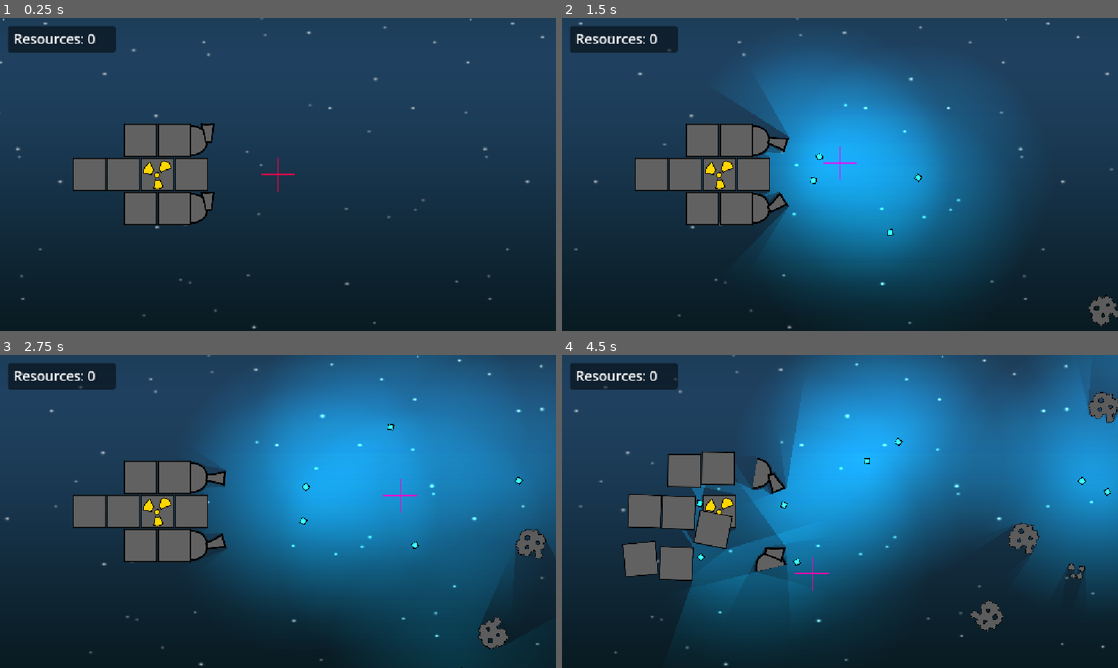
Above: before the commit, frames 1-4 (two rows, left to right).
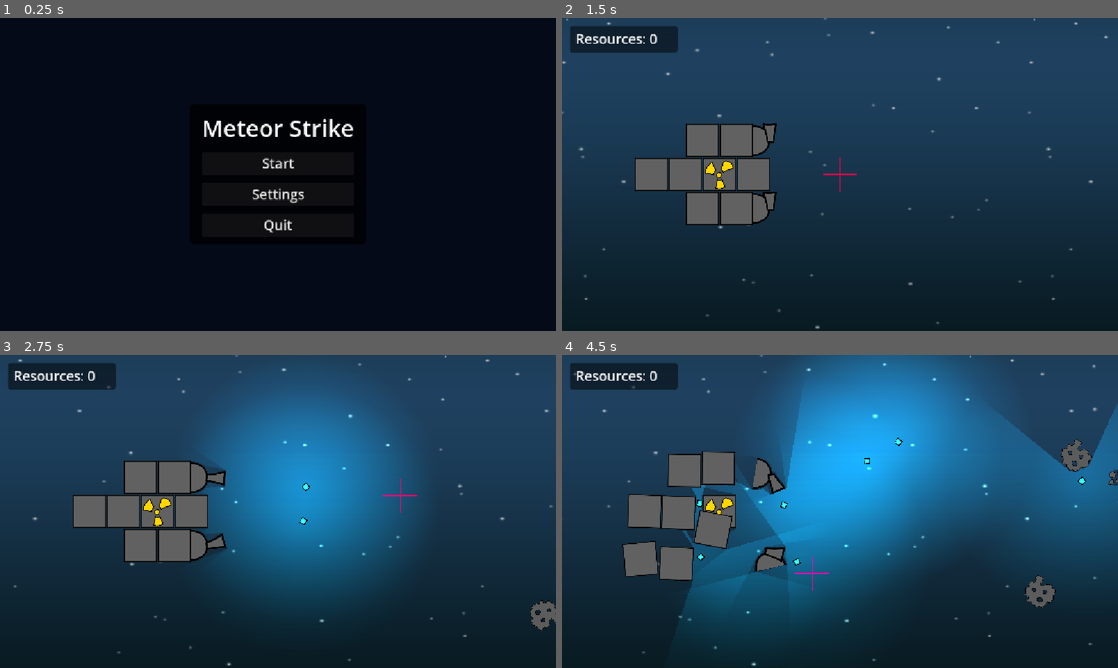
Above: after the commit, the same moments.

Repository: AndrewHay/meteor-strike
Game: Godot game, scene res://root.tscn
Two runs of this game, one before a commit and one after it. Both use one fixed random seed, a clock stepped at 60 frames per second and the inputs below.
Inputs (mouse positions are in pixels of both pictures, inside the frame that each line leads up to):
- Up to frame 1 (0.25 s): no input
- Up to frame 2 (1.5 s): click (840, 193) at 0.5 s, where only the run after the commit has a clickable "Settings"; click (840, 161) at 1.25 s, where only the run after the commit has a clickable "Start"
- Up to frame 3 (2.75 s): move the mouse to (400, 495) at 2.02 s; click (400, 495) at 2.17 s
- Up to frame 4 (4.5 s): move the mouse to (728, 527) at 2.77 s; click (728, 527) at 2.92 s; move the mouse to (895, 442) at 3.52 s; click (895, 442) at 3.67 s; move the mouse to (812, 574) at 4.27 s; click (812, 574) at 4.42 s

The runs differ from the first frame. In frame 1, 80% of the frame differs, in the area x 0-100%, y 0-100%; in frame 2, 30%; in frame 3, 37%; in frame 4, 13%.

Commit message:
Menu with start/resume, settings (unused), quit. Game restarts to menu

Diff:
--- a/level/level.gd
+++ b/level/level.gd
@@ -11,6 +11,7 @@
 
 var _difficulty_level := 0
 var _meteor_timer: Timer
+var _difficulty_timer: Timer
 
 func _ready() -> void:
 	_meteor_timer = Timer.new()
@@ -19,11 +20,24 @@
 	_meteor_timer.timeout.connect(_spawn_meteor)
 	add_child(_meteor_timer)
 
-	var difficulty_timer := Timer.new()
-	difficulty_timer.wait_time = DIFFICULTY_INTERVAL
-	difficulty_timer.autostart = true
-	difficulty_timer.timeout.connect(_increase_difficulty)
-	add_child(difficulty_timer)
+	_difficulty_timer = Timer.new()
+	_difficulty_timer.wait_time = DIFFICULTY_INTERVAL
+	_difficulty_timer.autostart = true
+	_difficulty_timer.timeout.connect(_increase_difficulty)
+	add_child(_difficulty_timer)
+
+func stop() -> void:
+	_meteor_timer.stop()
+	_difficulty_timer.stop()
+	for node in get_tree().get_nodes_in_group("meteor"):
+		if node is RigidBody2D:
+			node.freeze = true
+	for node in get_tree().get_nodes_in_group("bullet"):
+		if node is RigidBody2D:
+			node.freeze = true
+
+func hide_banner() -> void:
+	$Banner.hide_banner()
 
 func show_banner(message: String, duration: float = 0.0) -> void:
 	$Banner.show_message(message, duration)
--- /dev/null
+++ b/menu/menu.gd
@@ -0,0 +1,21 @@
+extends CanvasLayer
+
+@onready var start_button: Button = $CenterContainer/PanelContainer/VBoxContainer/StartButton
+
+func _ready() -> void:
+	process_mode = Node.PROCESS_MODE_ALWAYS
+
+func update_start_button(can_resume: bool) -> void:
+	start_button.text = "Resume" if can_resume else "Start"
+
+func _on_start_pressed() -> void:
+	if Game.instance.can_resume():
+		Game.instance.resume_game()
+	else:
+		Game.instance.start_game()
+
+func _on_settings_pressed() -> void:
+	pass
+
+func _on_quit_pressed() -> void:
+	get_tree().quit()
--- /dev/null
+++ b/menu/menu.tscn
@@ -0,0 +1,69 @@
+[gd_scene format=3 uid="uid://d8menu3k9m4p1"]
+
+[ext_resource type="Script" path="res://menu/menu.gd" id="1_menu"]
+
+[sub_resource type="StyleBoxFlat" id="StyleBoxFlat_menu"]
+bg_color = Color(0, 0, 0, 0.75)
+content_margin_left = 24.0
+content_margin_top = 16.0
+content_margin_right = 24.0
+content_margin_bottom = 16.0
+corner_radius_top_left = 8
+corner_radius_top_right = 8
+corner_radius_bottom_right = 8
+corner_radius_bottom_left = 8
+
+[node name="Menu" type="CanvasLayer"]
+process_mode = 3
+script = ExtResource("1_menu")
+
+[node name="Background" type="ColorRect" parent="."]
+anchors_preset = 15
+anchor_right = 1.0
+anchor_bottom = 1.0
+grow_horizontal = 2
+grow_vertical = 2
+color = Color(0.02, 0.04, 0.1, 1)
+
+[node name="CenterContainer" type="CenterContainer" parent="."]
+anchors_preset = 15
+anchor_right = 1.0
+anchor_bottom = 1.0
+grow_horizontal = 2
+grow_vertical = 2
+
+[node name="PanelContainer" type="PanelContainer" parent="CenterContainer"]
+layout_mode = 2
+theme_override_styles/panel = SubResource("StyleBoxFlat_menu")
+
+[node name="VBoxContainer" type="VBoxContainer" parent="CenterContainer/PanelContainer"]
+layout_mode = 2
+theme_override_constants/separation = 16
+
+[node name="Title" type="Label" parent="CenterContainer/PanelContainer/VBoxContainer"]
+layout_mode = 2
+theme_override_font_sizes/font_size = 48
+text = "Meteor Strike"
+horizontal_alignment = 1
+
+[node name="StartButton" type="Button" parent="CenterContainer/PanelContainer/VBoxContainer"]
+custom_minimum_size = Vector2(240, 48)
+layout_mode = 2
+theme_override_font_sizes/font_size = 28
+text = "Start"
+
+[node name="SettingsButton" type="Button" parent="CenterContainer/PanelContainer/VBoxContainer"]
+custom_minimum_size = Vector2(240, 48)
+layout_mode = 2
+theme_override_font_sizes/font_size = 28
+text = "Settings"
+
+[node name="QuitButton" type="Button" parent="CenterContainer/PanelContainer/VBoxContainer"]
+custom_minimum_size = Vector2(240, 48)
+layout_mode = 2
+theme_override_font_sizes/font_size = 28
+text = "Quit"
+
+[connection signal="pressed" from="CenterContainer/PanelContainer/VBoxContainer/StartButton" to="." method="_on_start_pressed"]
+[connection signal="pressed" from="CenterContainer/PanelContainer/VBoxContainer/SettingsButton" to="." method="_on_settings_pressed"]
+[connection signal="pressed" from="CenterContainer/PanelContainer/VBoxContainer/QuitButton" to="." method="_on_quit_pressed"]
--- a/root.gd
+++ b/root.gd
@@ -3,23 +3,75 @@
 
 static var instance : Game
 
-var playing = true
+const LEVEL_SCENE := preload("res://level/level.tscn")
+const GAME_OVER_MESSAGE := "SHIP DESTROYED\nALL LIVES LOST\nTHE END OF HUMANITY"
+const GAME_OVER_DURATION := 6.0
 
-const GAME_OVER_MESSAGE := "SHIP DESTROYED\nALL LIVES LOST\nTHE END OF HUMANITY"
+var playing := false
+var _level: Node2D
+var _game_over := false
 
 func _enter_tree() -> void:
 	instance = self
+	process_mode = Node.PROCESS_MODE_ALWAYS
 
 func _exit_tree() -> void:
 	instance = null
 
 func _ready() -> void:
 	DisplayServer.window_set_mode(DisplayServer.WINDOW_MODE_FULLSCREEN)
+	$Crosshair.visible = false
+	$Menu.update_start_button(false)
+
+func _unhandled_input(event: InputEvent) -> void:
+	if event.is_action_pressed("ui_cancel"):
+		handle_escape()
+
+func handle_escape() -> void:
+	if $Menu.visible:
+		if can_resume():
+			resume_game()
+	else:
+		show_menu()
+
+func show_menu() -> void:
+	$Menu.update_start_button(can_resume())
+	$Menu.visible = true
+	$Crosshair.visible = false
+	playing = false
+	get_tree().paused = true
+	if _level:
+		_level.hide_banner()
+
+func resume_game() -> void:
+	$Menu.visible = false
+	$Crosshair.visible = true
+	playing = true
+	get_tree().paused = false
+
+func start_game() -> void:
+	if _level:
+		_level.queue_free()
+		_level = null
+
+	_level = LEVEL_SCENE.instantiate()
+	add_child(_level)
+	move_child(_level, 0)
+	_game_over = false
+	resume_game()
 
 func game_over() -> void:
 	playing = false
-	$Level.show_banner(GAME_OVER_MESSAGE)
+	_game_over = true
+	$Crosshair.visible = false
+	if _level:
+		_level.stop()
+		_level.show_banner(GAME_OVER_MESSAGE)
+	get_tree().paused = true
+	await get_tree().create_timer(GAME_OVER_DURATION).timeout
+	if _level:
+		_level.hide_banner()
+	show_menu()
 
-func game_victory() -> void:
-	playing = false
-	$Level.show_banner("SUCCESS")
+func can_resume() -> bool:
+	return _level != null and not _game_over
--- a/root.tscn
+++ b/root.tscn
@@ -1,15 +1,16 @@
 [gd_scene format=3 uid="uid://b27qhu1jpmdvj"]
 
-[ext_resource type="PackedScene" uid="uid://q7o6ygniny5a" path="res://level/level.tscn" id="1_pyidc"]
 [ext_resource type="Script" uid="uid://dk10km1ofrgey" path="res://root.gd" id="1_vvh5c"]
 [ext_resource type="PackedScene" uid="uid://brckowiu61j6c" path="res://crosshair/crosshair.tscn" id="4_28aoi"]
+[ext_resource type="PackedScene" uid="uid://d8menu3k9m4p1" path="res://menu/menu.tscn" id="5_menu"]
 
 [node name="Root" type="Node2D" unique_id=2002437452]
 script = ExtResource("1_vvh5c")
-
-[node name="Level" parent="." unique_id=972982531 instance=ExtResource("1_pyidc")]
 
 [node name="Camera2D" type="Camera2D" parent="." unique_id=235987464]
 zoom = Vector2(0.55, 0.55)
 
 [node name="Crosshair" parent="." unique_id=1168615329 instance=ExtResource("4_28aoi")]
+visible = false
+
+[node name="Menu" parent="." instance=ExtResource("5_menu")]
Not shown, added: menu/menu.gd.uid
